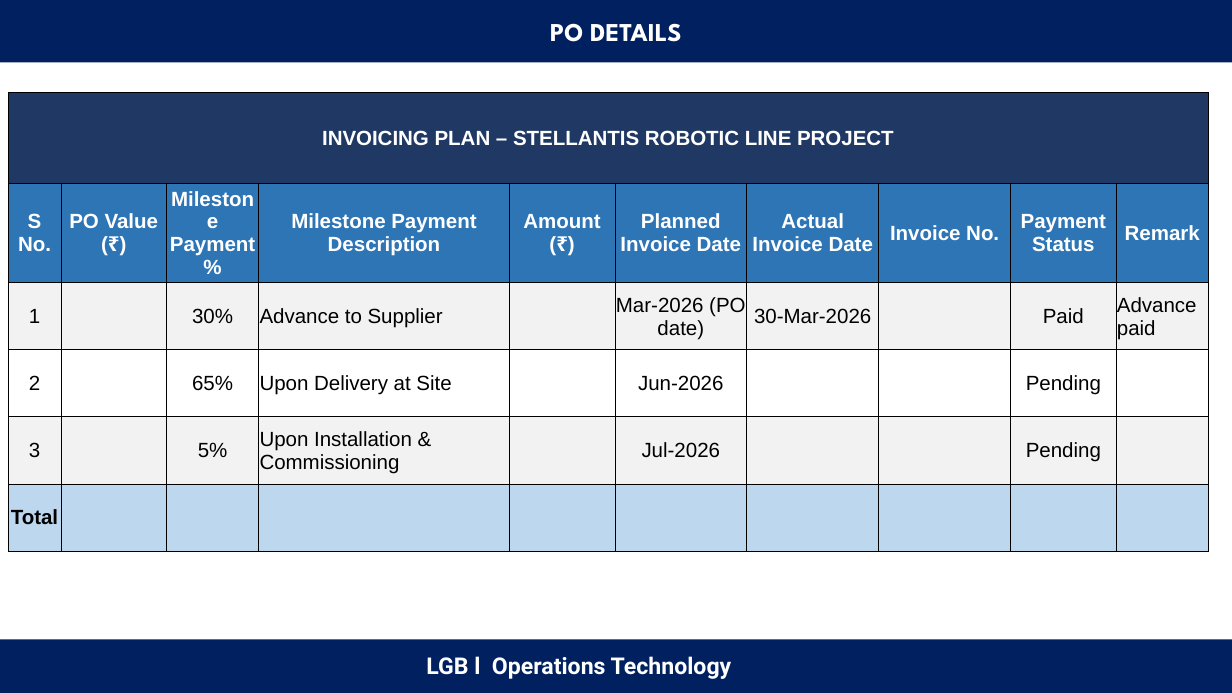
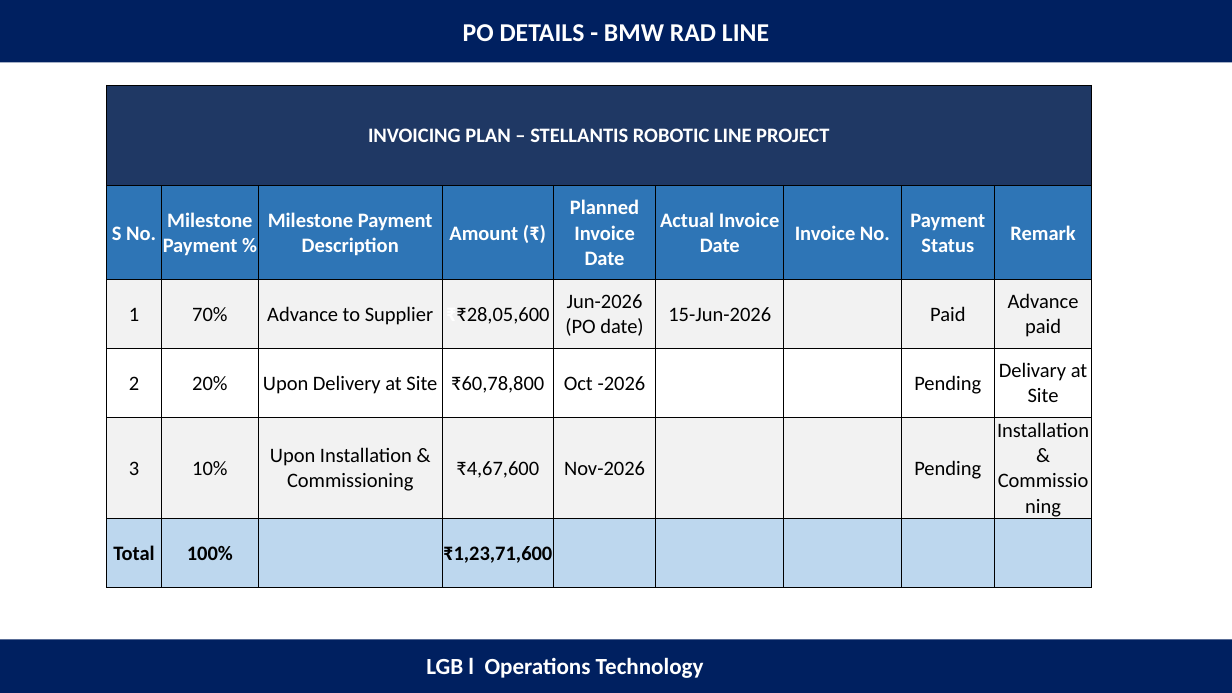
Before and after one commit to anand2204-robo/Project-List, a slide deck: slide 22 of Automation project.pptx (slide 42 before the commit). Drawn at 1232x693 pixels with LibreOffice and Linux fonts; fonts in the diff are those of the drawing. Boxes give left, top, right and bottom in pixels: in the first picture for what was removed or moved away, otherwise in the second. Text is boxed around its words. In the diff, an @@ line names an element or a change of style, - is before the commit and + after.

```diff
--- a/Automation project.pptx
+++ b/Automation project.pptx
@@ text at (463, 24, 769, 41): text changed; font League Spartan to Calibri @@
-PO DETAILS
+PO DETAILS - BMW RAD LINE
@@ table at (106, 85, 1092, 588) @@
-column 2:  | PO Value (₹) |  |  |  | 
-column 3:  | Milestone Payment % | 30% | 65% | 5% | 
+column 2:  | Milestone Payment % | 70% | 20% | 10% | 100%
-column 5:  | Amount (₹) |  |  |  | 
+column 4:  | Amount (₹) | ₹₹28,05,600 | ₹60,78,800 | ₹4,67,600 | ₹1,23,71,600
-column 6:  | Planned Invoice Date | Mar-2026 (PO date) | Jun-2026 | Jul-2026 | 
+column 5:  | Planned Invoice Date | Jun-2026 (PO date) | Oct -2026 | Nov-2026 | 
-column 6, row 3: 30-Mar-2026
+column 6, row 3: 15-Jun-2026
-column 9, row 4: 
+column 9, row 4: Delivary at Site
-column 9, row 5: 
+column 9, row 5: Installation & Commissioning
@@ table: place and size @@
-table at (8, 91, 1209, 551)
+table at (106, 85, 1092, 588)
@@ text "LGB l Operations Technology" at (426, 657, 704, 678): font Roboto to Calibri @@
```
Also in this commit, not shown: 43 other slides changed, 1 slide added, 19 slides removed.
